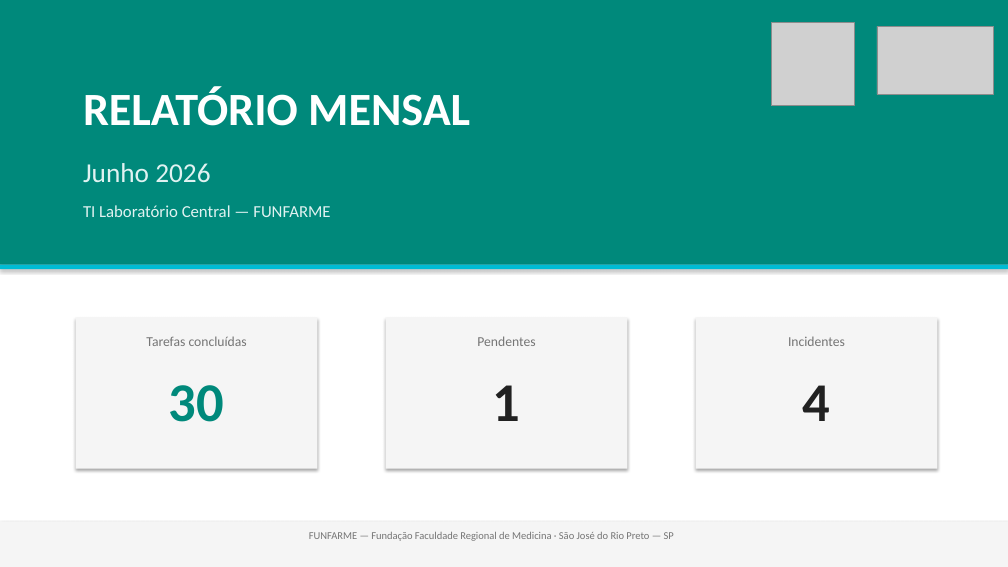
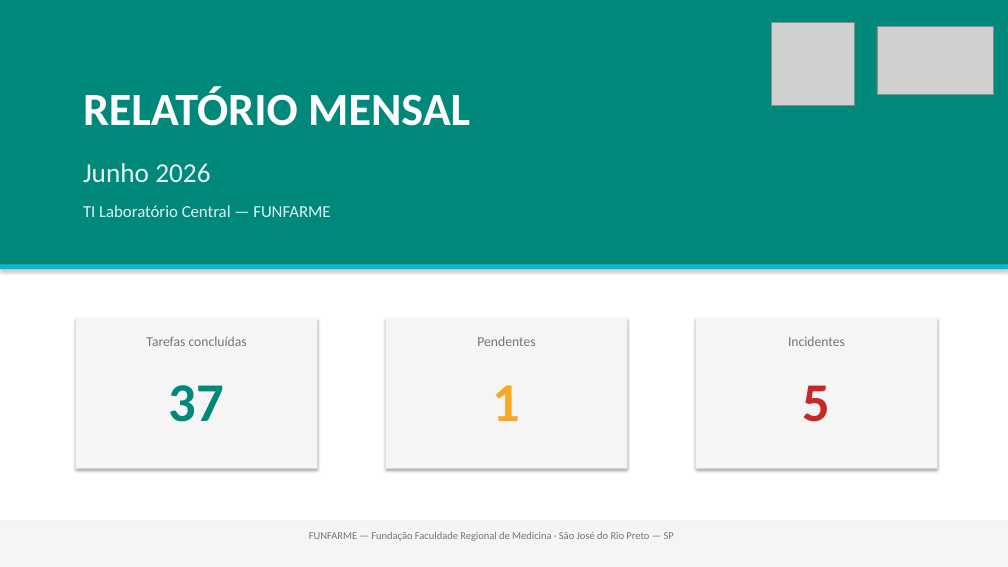
Before and after one commit to lab-central-hb/funfarme-kb, a slide deck: slide 1 of reports/2026-06_resumo-mensal.pptx. Drawn at 1008x567 pixels with LibreOffice and Linux fonts; fonts in the diff are those of the drawing; grey boxes stand for pictures. Boxes give left, top, right and bottom in pixels: in the first picture for what was removed or moved away, otherwise in the second. Text is boxed around its words. In the diff, an @@ line names an element or a change of style, - is before the commit and + after.

```diff
--- a/reports/2026-06_resumo-mensal.pptx
+++ b/reports/2026-06_resumo-mensal.pptx
@@ text at bbox=[169, 385, 224, 422]: text changed @@
-30
+37
@@ text "1" at bbox=[493, 385, 521, 421]: text colour #212121 to #F9A825 @@
@@ text at bbox=[803, 385, 831, 422]: text changed; text colour #212121 to #C62828 @@
-4
+5
```
Also in this commit, not shown: 8 other slides changed, 1 slide added, 1 slide removed, 5 other files.
